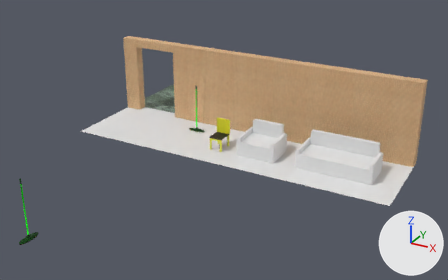
Two versions of the Blender file Blender projects/furniture.blend, one commit apart.
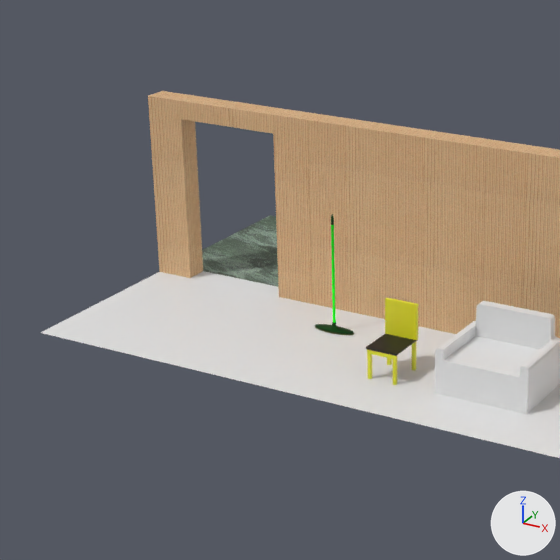
There are two pictures of each version: one whole from a 50 mm camera at (18.79, -10.77, 6.22) aimed at (12.75, 0.22, 0.72), one close up on the part from 14% to 64% of the width and 0% to 79% of the height. Every picture has the same lights, and +X, +Y and +Z are marked at lower right.

Objects in the first close-up: 'Mop', 'Plane.000', 'Plane.001', 'Plane.002', 'Plane.004', 'armchair', 'chair', 'wall', 'wall.001', 'wall_doorway'.
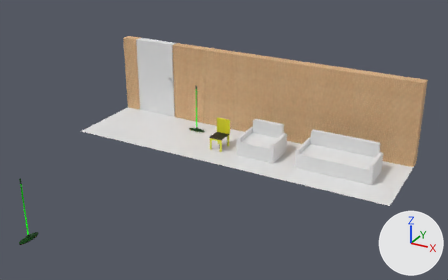
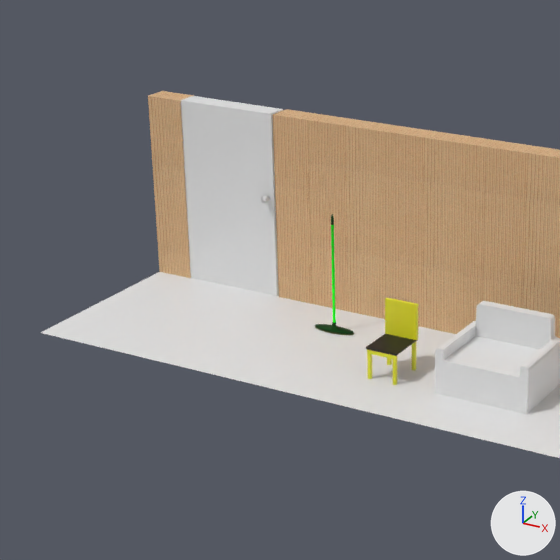
Commit message: Added door

Patch to the scene script:
```diff
--- a/Blender projects/furniture.blend.py
+++ b/Blender projects/furniture.blend.py
@@ img_endcut_roughness_tif @@
+img_endcut_roughness_tif = load_image('endcut_Roughness.tif', '../Assets/Models/endcut_Roughness.tif', 512, 512, 'Non-Color')
@@ img_endcut_normal_tif @@
+img_endcut_normal_tif = load_image('endcut_Normal.tif', '../Assets/Models/endcut_Normal.tif', 512, 512, 'Non-Color')
@@ mat_door @@
+mat_door = principled_material('door')
+mat_door.base_color = (0.8, 0.8, 0.8)  # white #e7e7e7
@@ mat_handle @@
+mat_handle = bpy.data.materials.new('handle')
+# uses the picture img_endcut_normal_tif
+# uses the picture img_endcut_roughness_tif
@@ me_cube_006 @@
 # used by ob_wall_doorway; location = (9.459, 2.499, 0.0); rotation_euler = (0.0, 0.0, -1.571), in degrees (0, 0, -90)
 # verts and faces of me_cube_006; kept vertices keep their numbers, new ones are numbered from 24
 # before: 12 (-0.13, 0.58, 0.0), 13 (-0.12, -0.58, 0.0) at pixel (203, 271), 16 (0.12, -0.58, 0.0) at pixel (189, 278), 17 (0.12, 0.58, 0.0) at pixel (278, 296)
 # before: 14 (-0.12, -0.58, 2.0) at pixel (193, 95), 15 (-0.13, 0.58, 2.0) at pixel (285, 109), 18 (0.12, 0.58, 2.0) at pixel (272, 114), 19 (0.12, -0.58, 2.0) at pixel (179, 100), 20 (0.13, 0.58, 1.8) at pixel (273, 133)
 # before: 21 (0.13, -0.58, 1.8) at pixel (180, 119), 22 (-0.12, -0.58, 1.8), 23 (-0.12, 0.58, 1.8)
-me_cube_006.from_pydata(...)  # 24 vertices, 23 faces; spans x -0.13..0.13, y -1.0..1.0, z 0.0..2.0
+me_cube_006.from_pydata(...)  # 24 vertices, 21 faces; spans x -0.13..0.13, y -1.0..1.0, z 0.0..2.0
+# me_cube_006 part 1
+delete_faces([(12, 17, 16, 13)])
+faces += [(12, 13, 16, 17)]  # mat_carpet_blue (its picture is missing)
+# me_cube_006 part 2
+delete_faces([(20, 21, 22, 23), (14, 19, 18, 15), (18, 19, 21, 20), (14, 15, 23, 22)])
+faces += [(15, 23, 20, 18), (14, 19, 21, 22)]  # mat_material_002
+# me_cube_006 part 3: 15 kept faces spanning x -0.13..0.13, y -1.0..1.0, z 0.0..2.0 get new texture (UV) coordinates
 me_cube_006.materials.append(mat_material_002)
@@ me_cube_008 @@
+me_cube_008.from_pydata(...)  # 328 vertices, 266 faces; spans x 0.0..1.09, y -0.07..0.3, z 0.0..2.0
+# faces by material slot: [6, 260]
+me_cube_008.materials.append(mat_door)  # its picture is missing
+me_cube_008.materials.append(mat_handle)
@@ ob_cube @@
+ob_cube = bpy.data.objects.new('Cube', me_cube_008)
+ob_cube.location = (8.876, 2.388, 0.0)
+ob_cube.scale = (1.04, 1.0, 1.0)
```

Pixel boxes (x1, y1, x2, y2) of what changed, in the close-ups (560 x 560 px; the box of a moved part takes in the faces that stretch with it):
'Cube', added: after (181, 96, 283, 296)
    faces in mat_door (its picture is missing): (181, 96, 283, 296)
part 1 of me_cube_006, moved or reshaped: before (191, 271, 279, 297); after (192, 278, 279, 297)
part 2 of me_cube_006, cut back: before (180, 96, 285, 134); after (180, 100, 182, 119)
part 3 of me_cube_006, surface changed (brown to beige): (178, 101, 282, 297) in both
'Plane.000', unchanged, covered by the edit: before (202, 215, 278, 287)
